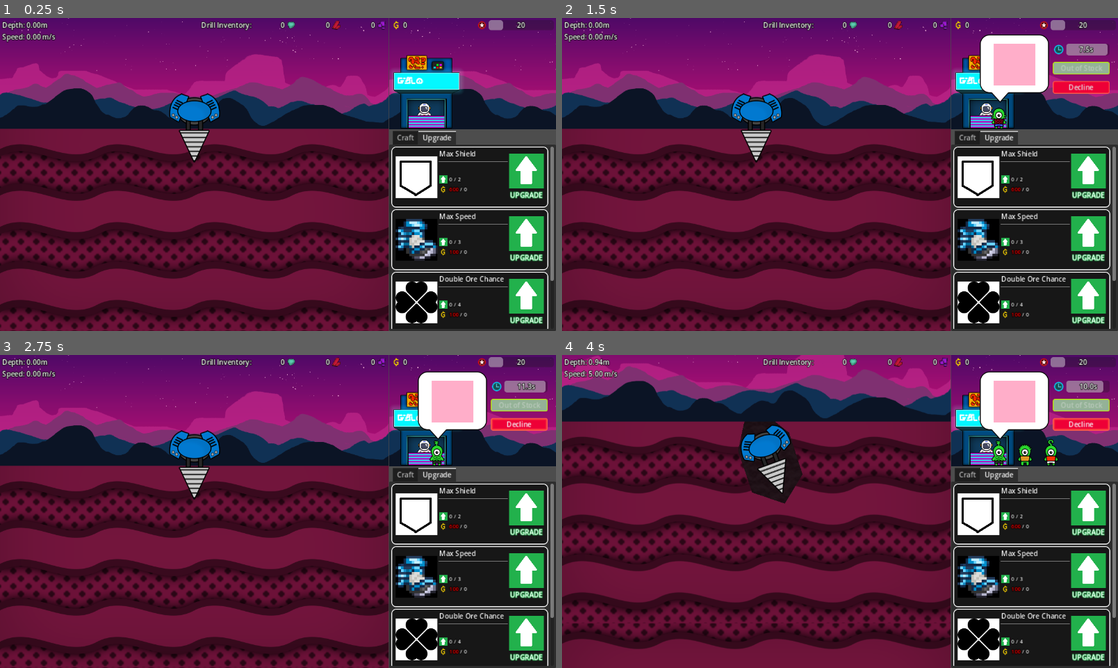
Above: before the commit, frames 1-4 (two rows, left to right).
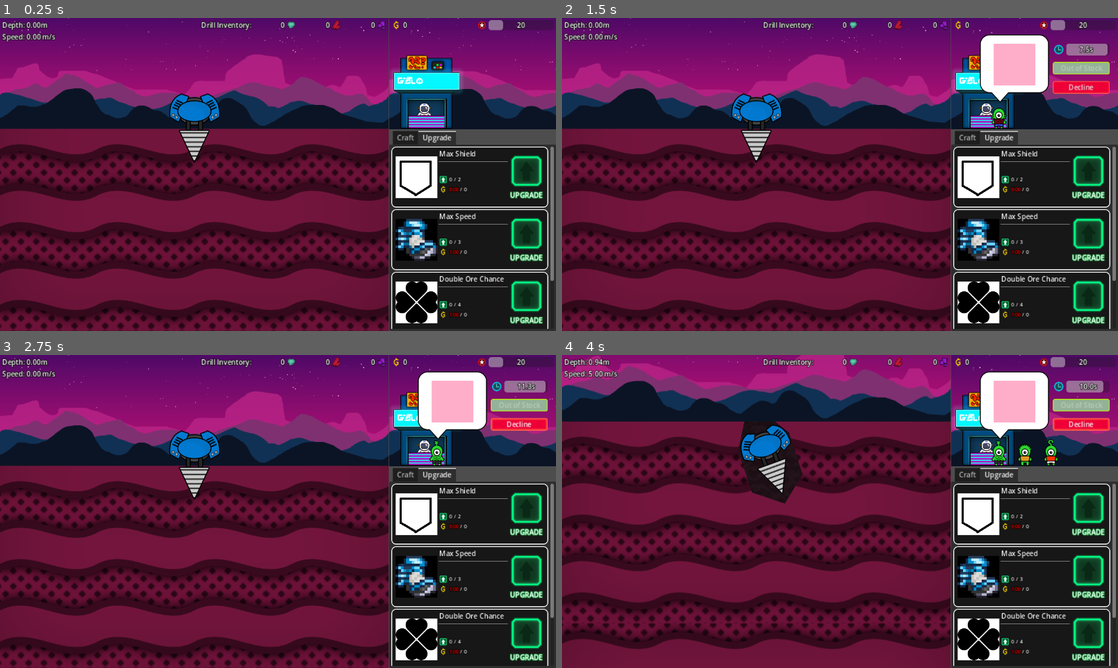
Above: after the commit, the same moments.

Repository: aNotSoCleverName/mechanicore
Game: Godot game, scene res://Main.tscn
Same seed, same stepped clock (60 frames per second), same inputs: the game is played once before the commit and once after it.
Inputs:
- Up to frame 1 (0.25 s): no input
- Up to frame 2 (1.5 s): click "Continue" at 0.5 s; click "Continue" at 1.25 s
- Up to frame 3 (2.75 s): click "Decline" at 2 s
- Up to frame 4 (4 s): tap Enter (ui_accept) at 2.75, 3.02, 3.77 s; hold Right (ui_right) 2.78-3.53 s; tap R at 2.85, 3.6 s; hold Down (ui_down) from 3.53 s (still down)

The runs differ from the first frame. In frame 1, 2.2% of the frame differs, in the area x 79-98%, y 43-95%; in frame 2, 2.2%; in frame 3, 2.2%; in frame 4, 2.2%.

Commit message:
Updated UI

Diff:
--- a/Base/Menu/Upgrade/Upgrade Node/Upgrade Node.tscn
+++ b/Base/Menu/Upgrade/Upgrade Node/Upgrade Node.tscn
@@ -8,6 +8,7 @@
 [ext_resource type="Texture2D" uid="uid://bptr6byvokmow" path="res://Base/Money.png" id="6_ivqgv"]
 [ext_resource type="LabelSettings" uid="uid://c83ljliopp2nx" path="res://Label Style - Outline Size12.tres" id="6_mxc43"]
 [ext_resource type="LabelSettings" uid="uid://c6li64bqsr42t" path="res://Base/Menu/Label Style - Neon.tres" id="7_bp36w"]
+[ext_resource type="Texture2D" uid="uid://jk5vkxrykrbe" path="res://Base/Menu/Upgrade/Upgrade Node/Upgrade Disabled.png" id="8_algxb"]
 
 [sub_resource type="StyleBoxEmpty" id="StyleBoxEmpty_mehxf"]
 
@@ -114,6 +115,7 @@
 mouse_default_cursor_shape = 8
 disabled = true
 texture_normal = ExtResource("5_be4bu")
+texture_disabled = ExtResource("8_algxb")
 
 [node name="Label" type="Label" parent="MarginContainer/HBoxContainer/Upgrade"]
 layout_mode = 2
Not shown: 1 places in Base/Menu/Craft/Craft Item/Craft Item Node.tscn that only renumber resources
Binary file added: Base/Menu/Upgrade/Upgrade Node/Upgrade Disabled.png
Not shown, added: Base/Menu/Upgrade/Upgrade Node/Upgrade Disabled.png.import
Not shown: 1 places in Base/Menu/Upgrade/Upgrade Node/Upgrade Node.tscn that only renumber resources
Binary file changed: Base/Menu/Upgrade/Upgrade Node/Upgrade.png
